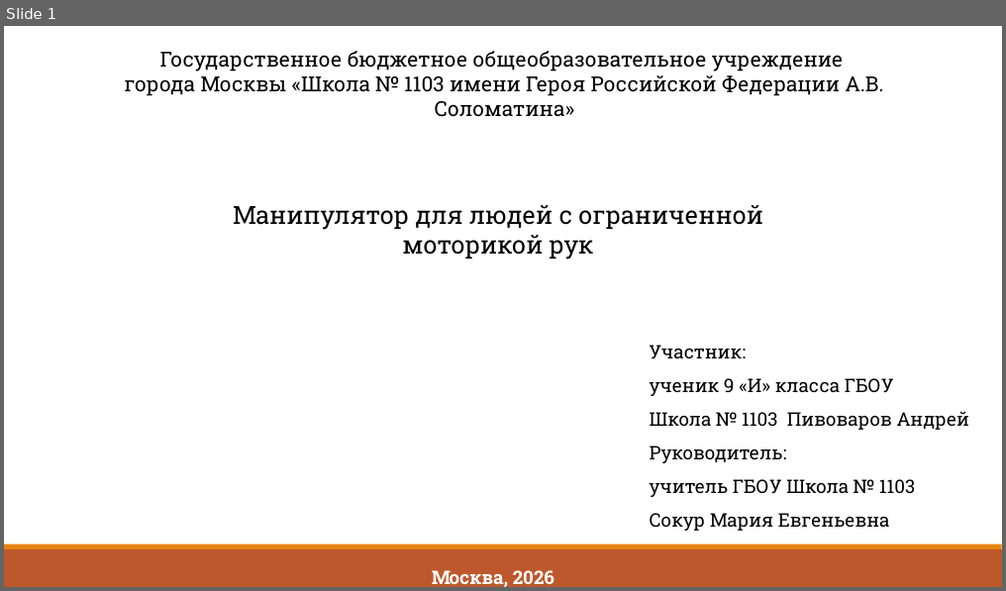
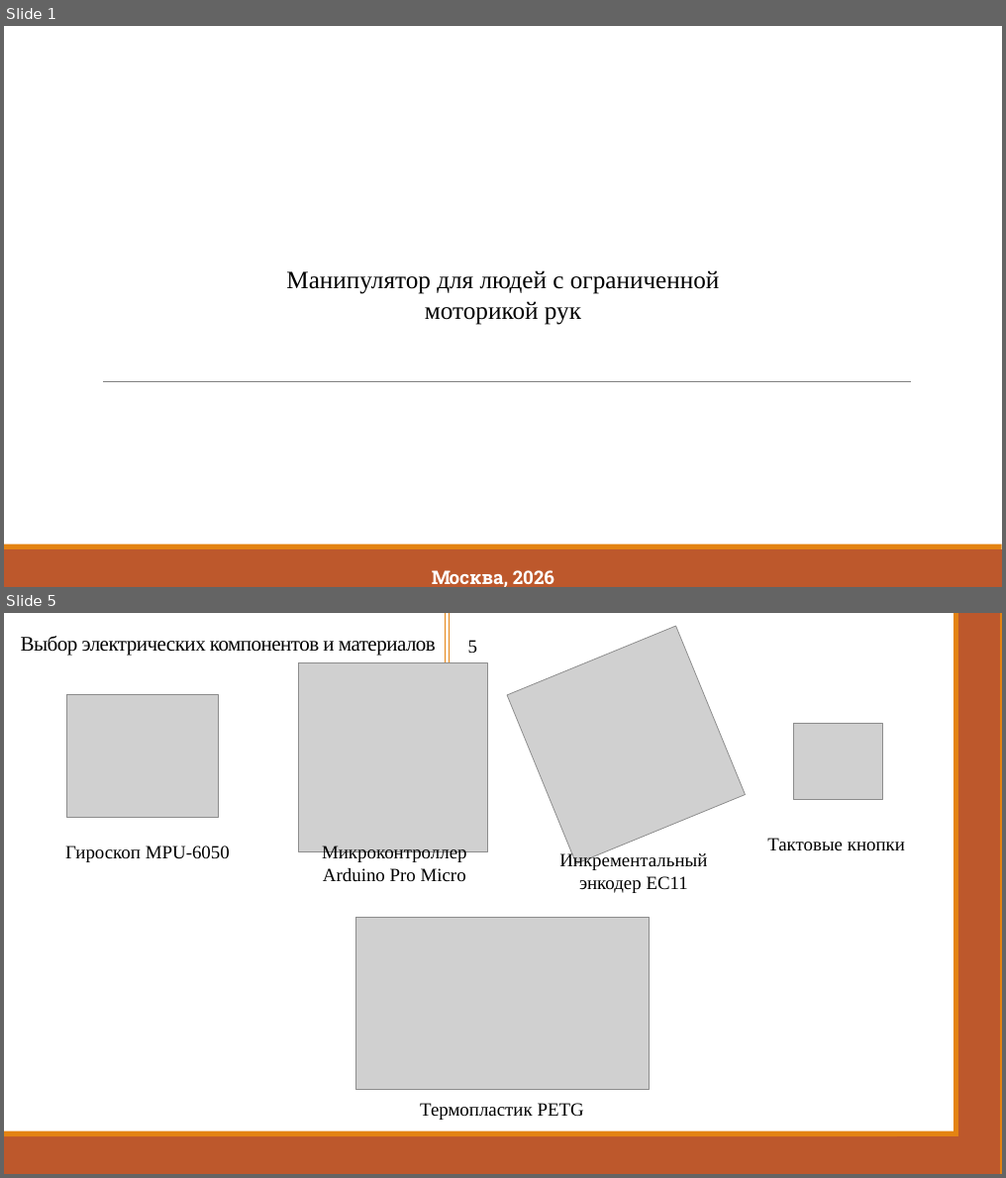
Before and after one commit to Zerocummer/Mmm-Yummers, a slide deck: Мышка для людей с ОВЗ/Документы/Презентация о манипуляторе.pptx. Shown one above the other, each under a label of ours: slide 1 before the commit, slides 1 and 5 after it; the slides between them are not shown. The pictures are 1006x591 and 1006x1178 pixels, drawn with LibreOffice and Linux fonts; fonts in the diff are those of the drawing; grey boxes stand for pictures. Boxes give left, top, right and bottom in pixels: in the first picture for what was removed or moved away, otherwise in the second. Text is boxed around its words. In the diff, an @@ line names an element or a change of style, - is before the commit and + after.

```diff
--- a/Мышка для людей с ОВЗ/Документы/Презентация о манипуляторе.pptx
+++ b/Мышка для людей с ОВЗ/Документы/Презентация о манипуляторе.pptx
@@ slide 5 added at box(4, 613, 1002, 1174), background #FFFFFF; not listed: 2 template elements that a slide beside it also shows @@
@@ title added at box(21, 636, 436, 656), 20 pt, text #000000 @@
+Выбор электрических компонентов и материалов
@@ rectangle added at box(445, 613, 449, 672), outline #E48312 1.25 pt @@
@@ text added at box(468, 640, 477, 654), 18 pt, text #000000 @@
+5
@@ picture added at box(507, 626, 746, 863) @@
@@ rectangle added at box(956, 613, 1002, 1174), fill #BD582C, outline #E48312 4.5 pt @@
@@ picture added at box(299, 663, 487, 852) @@
@@ picture added at box(67, 694, 218, 818) @@
@@ picture added at box(794, 723, 883, 800) @@
@@ rectangle added at box(96, 751, 924, 761), fill #FFFFFF @@
@@ text added at box(65, 846, 230, 862), 18 pt, text #000000 @@
+Гироскоп MPU-6050
@@ text added at box(322, 846, 467, 882), 18 pt, text #000000 @@
+Микроконтроллер
+Arduino Pro Micro
@@ text added at box(767, 838, 905, 852), 18 pt, text #000000 @@
+Тактовые кнопки
@@ text added at box(559, 853, 707, 893), 18 pt, text #000000 @@
+Инкрементальный энкодер EC11
@@ picture added at box(355, 917, 649, 1089) @@
@@ text added at box(420, 1103, 584, 1120), 18 pt, text #000000 @@
+Термопластик PETG
@@ rectangle added at box(898, 1138, 976, 1174), fill #BD582C, outline #BD582C 1.25 pt @@
@@ slide 1 changed as well @@
@@ text removed at box(125, 51, 883, 117) @@
-Государственное бюджетное общеобразовательное учреждение
-города Москвы «Школа № 1103 имени Героя Российской Федерации А.В. Соломатина»
@@ text "Манипулятор для людей с ограниченной ...": place and size @@
-text "Манипулятор для людей с ограниченной ..." at box(233, 205, 763, 260)
+text "Манипулятор для людей с ограниченной ..." at box(286, 271, 720, 325)
@@ text "Манипулятор для людей с ограниченной ..." at box(286, 271, 720, 325): font Roboto Slab to Times New Roman @@
@@ text removed at box(649, 345, 970, 531) @@
-Участник:
-ученик 9 «И» класса ГБОУ
-Школа № 1103 Пивоваров Андрей
-Руководитель:
-учитель ГБОУ Школа № 1103
-Сокур Мария Евгеньевна
@@ rectangle removed at box(100, 374, 928, 384) @@
@@ line added from (103, 381) to (912, 381), #808080 0.5 pt @@
```
Also in this commit, not shown: 7 other slides changed, 1 slide removed, 1 other file.
